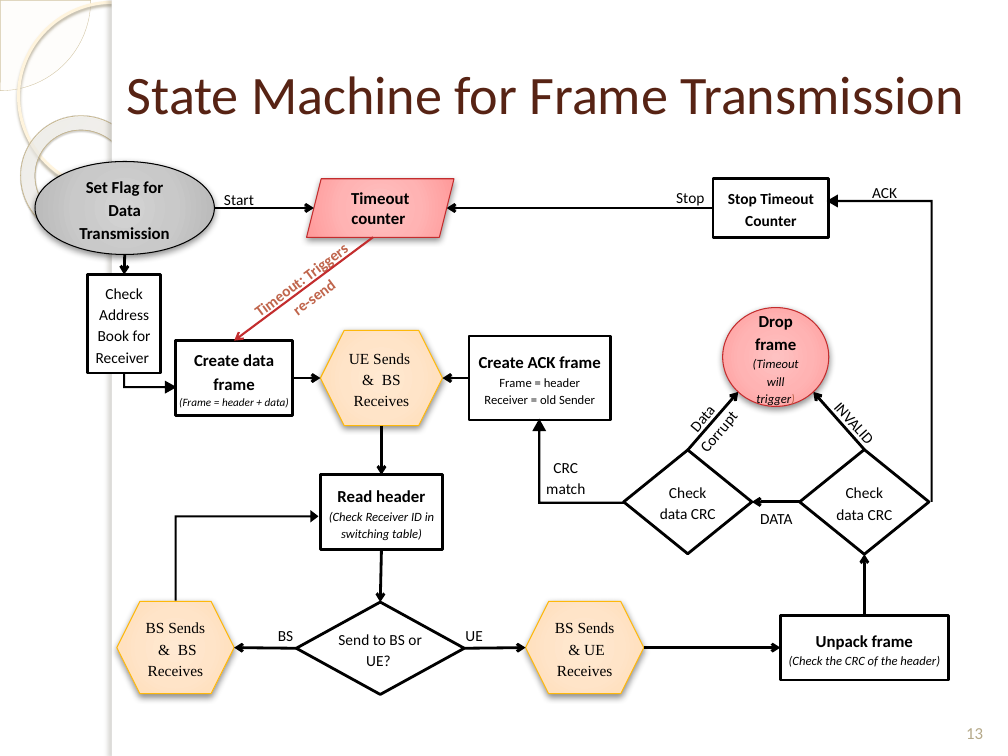
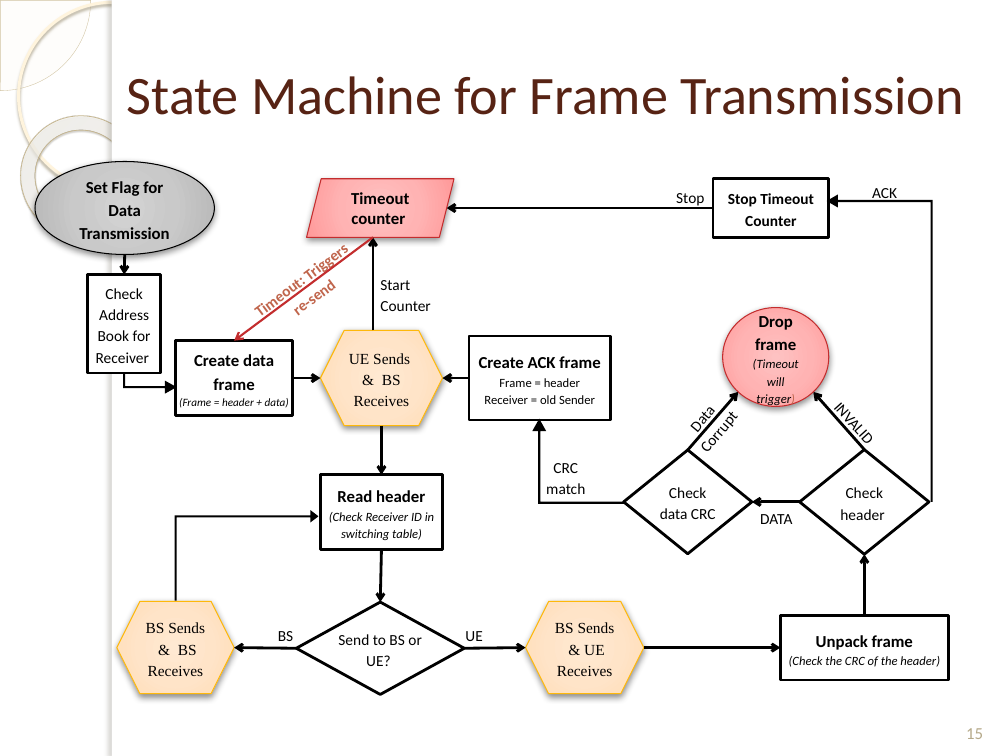
Before and after one commit to isamubr/ece405group6, a slide deck: slide 15 of 4305 Final Presentation.pptx (slide 13 before the commit). Drawn at 1008x756 pixels with LibreOffice and Linux fonts; fonts in the diff are those of the drawing; background and template pictures are left out. Boxes give left, top, right and bottom in pixels: in the first picture for what was removed or moved away, otherwise in the second. Text is boxed around its words. In the diff, an @@ line names an element or a change of style, - is before the commit and + after.

```diff
--- a/4305 Final Presentation.pptx
+++ b/4305 Final Presentation.pptx
@@ arrow moved from (215, 208) - (313, 208) to (373, 331) - (373, 237) @@
@@ text at box(380, 280, 430, 311): text changed @@
-Start
+Start Counter
@@ text in diamond at box(840, 487, 884, 520): text changed @@
-Check data CRC
+Check header
@@ page number at box(966, 728, 983, 739): text changed @@
-13
+15
```
Also in this commit, not shown: 8 other slides changed, 8 slides added.
